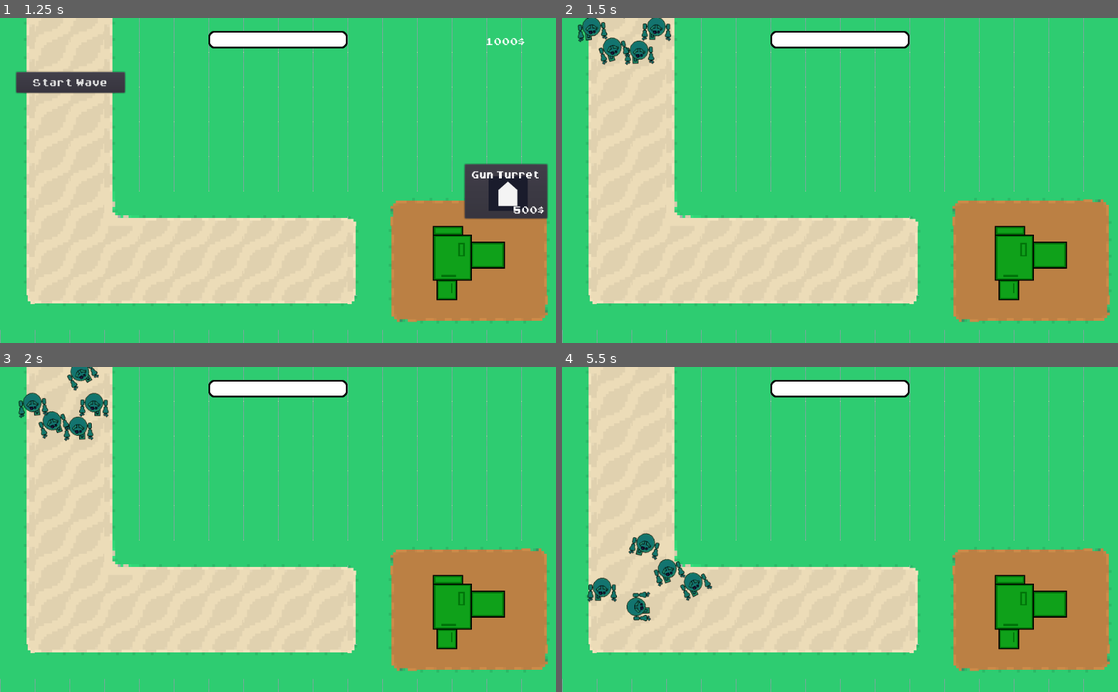
Above: before the commit, frames 1-4 (two rows, left to right).
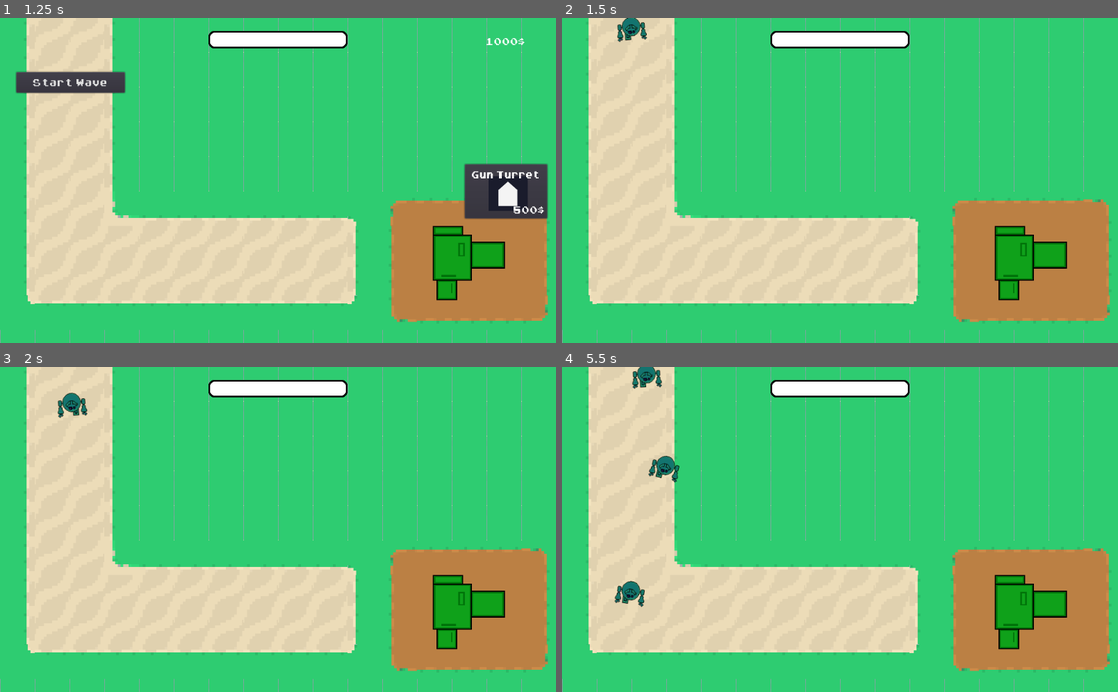
Above: after the commit, the same moments.

Repository: Godot-Wild-Jam-22-Team/TowerDefense
Game: Godot game, scene res://GUI/StartScreen.tscn
The game is run twice, just before and just after one commit, with the same random seed, the same clock (stepped at 60 frames per second) and the same inputs.
Inputs (mouse positions are in pixels of both pictures, inside the frame that each line leads up to):
- Up to frame 1 (1.25 s): click "Start" at 0.5 s
- Up to frame 2 (1.5 s): click "Start Wave" at 1.25 s
- Up to frame 3 (2 s): no input
- Up to frame 4 (5.5 s): move the mouse to (962, 513) at 2.02 s; press the mouse at (962, 513) at 2.03 s; hold Right (ui_right) 2.03-2.75 s; release the mouse at (962, 513) at 2.75 s; drag from (728, 545) to (639, 467) at 2.77 s; move the mouse to (895, 458) at 3.52 s; press the mouse at (895, 458) at 3.53 s; hold Right (ui_right) 3.53-4.25 s; release the mouse at (895, 458) at 4.25 s; drag from (812, 594) to (662, 484) at 4.27 s; move the mouse to (1006, 578) at 5.02 s; press the mouse at (1006, 578) at 5.03 s

Frame 1 is identical in both runs. In frame 2, 1.3% of the frame differs, in the area x 2-20%, y 0-15%; in frame 3, 1.5%; in frame 4, 2.1%, in the area x 4-27%, y 0-79%.

Commit message:
Update Game.gd
Enemies will spawn one by one after two seconds

Diff:
--- a/GWJ22/Game.gd
+++ b/GWJ22/Game.gd
@@ -68,6 +68,7 @@
 		var start_point = Vector2(randi() % (192 - 64 + 1) + 64,0.0)
 		new_enemy.initialize(start_point, base_position)
 		new_enemy.connect("die", self, "_on_enemy_die")
+		yield(get_tree().create_timer(2.0), "timeout")
 
 	pass
 
